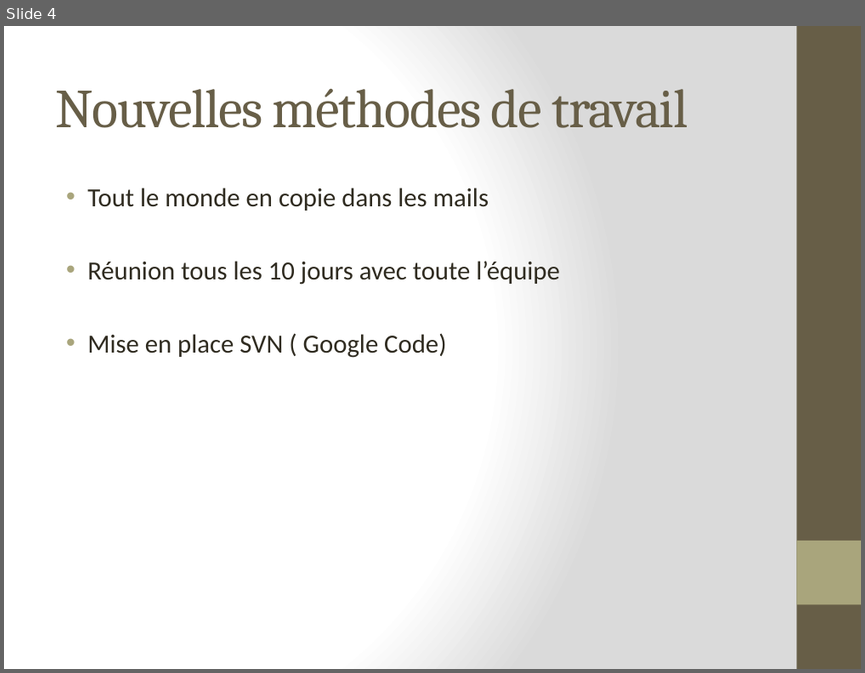
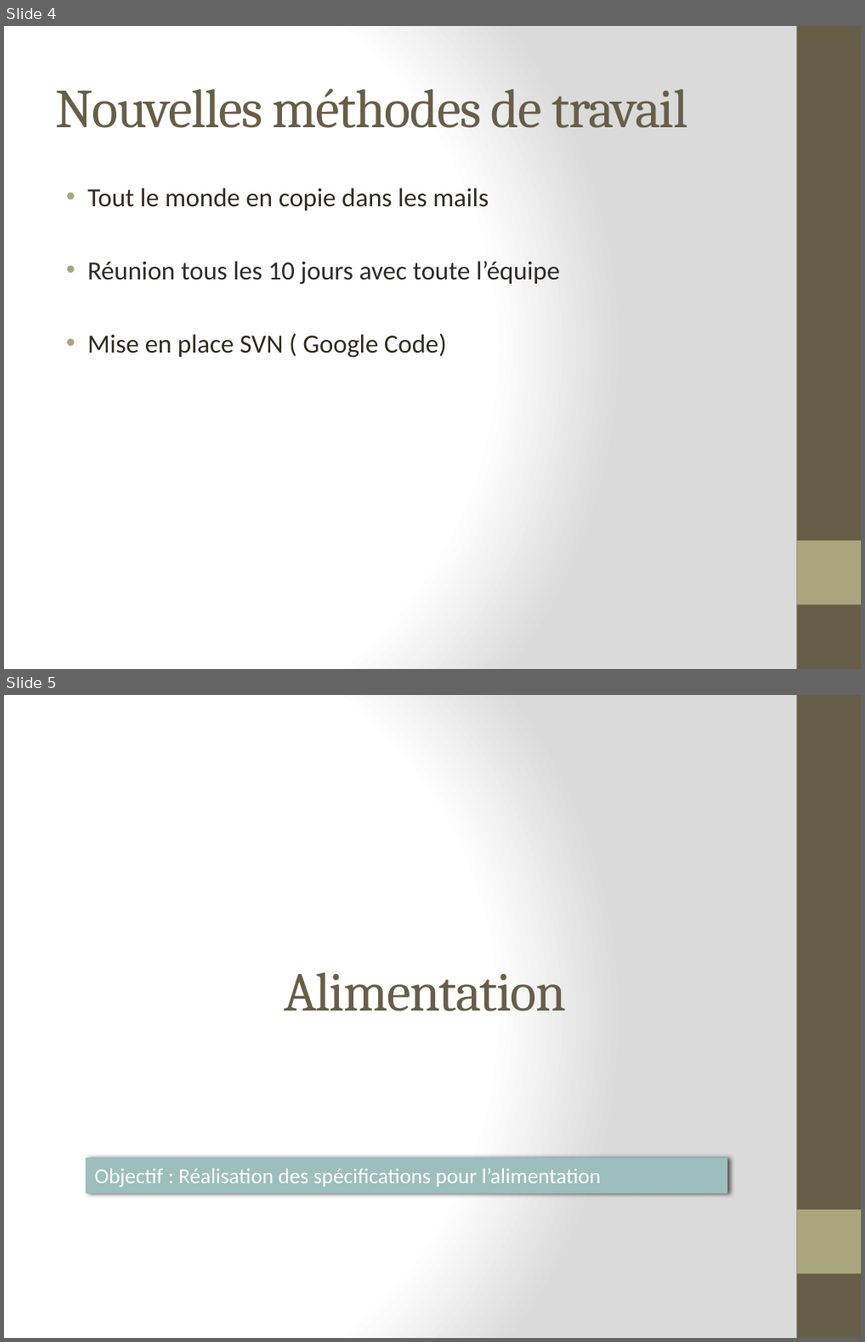
Before and after one commit to lobtec/dartiesgroupe2, a slide deck: PROJET/Presentation/PRE_15-12-10_V1.pptx. Shown one above the other, each under a label of ours: slide 4 before the commit, slides 4 and 5 after it. The pictures are 865x673 and 865x1342 pixels, drawn with LibreOffice and Linux fonts; fonts in the diff are those of the drawing. Boxes give left, top, right and bottom in pixels: in the first picture for what was removed or moved away, otherwise in the second. Text is boxed around its words. In the diff, an @@ line names an element or a change of style, - is before the commit and + after.

```diff
--- a/PROJET/Presentation/PRE_15-12-10_V1.pptx
+++ b/PROJET/Presentation/PRE_15-12-10_V1.pptx
@@ slide 5 added at bbox=[4, 695, 861, 1338], background gradient #FFFFFF to #DADADA; not listed: 2 template elements that a slide beside it also shows @@
@@ title added at bbox=[284, 972, 566, 1011], 46 pt, text #675E47 @@
+Alimentation
@@ rectangle added at bbox=[86, 1157, 727, 1192], fill #9CBEBD, outline #98BBBA 1 pt, 18 pt, text #FFFFFF @@
+Objectif : Réalisation des spécifications pour l’alimentation
```
Also in this commit, not shown: 1 slide changed, 6 other slides added, 4 slides removed, 1 other file.
